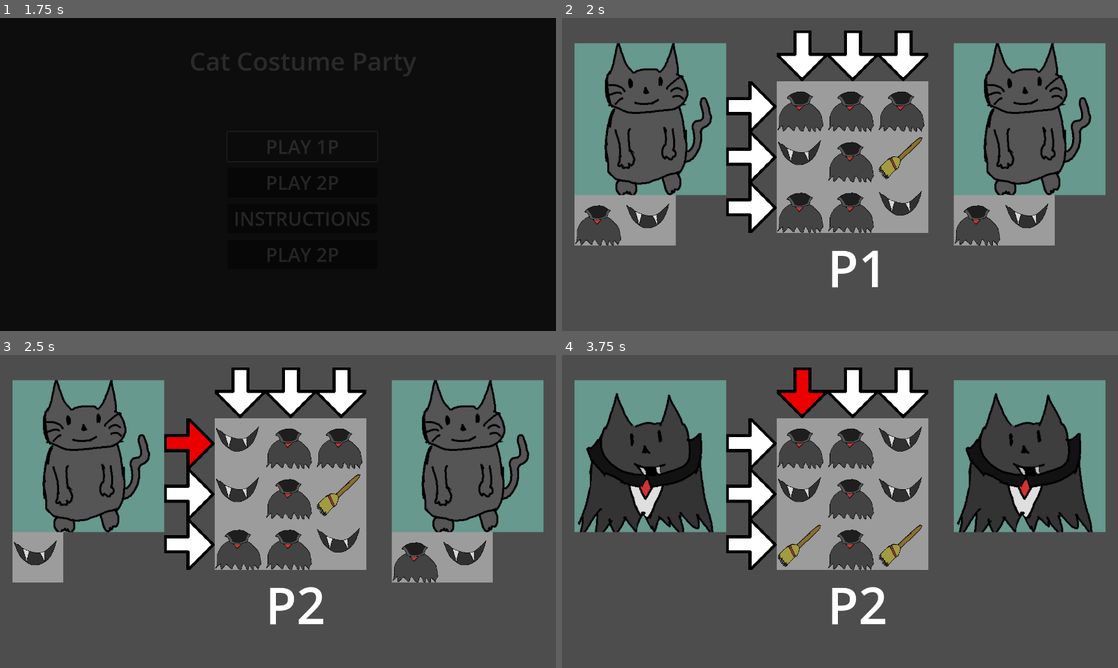
Above: before the commit, frames 1-4 (two rows, left to right).
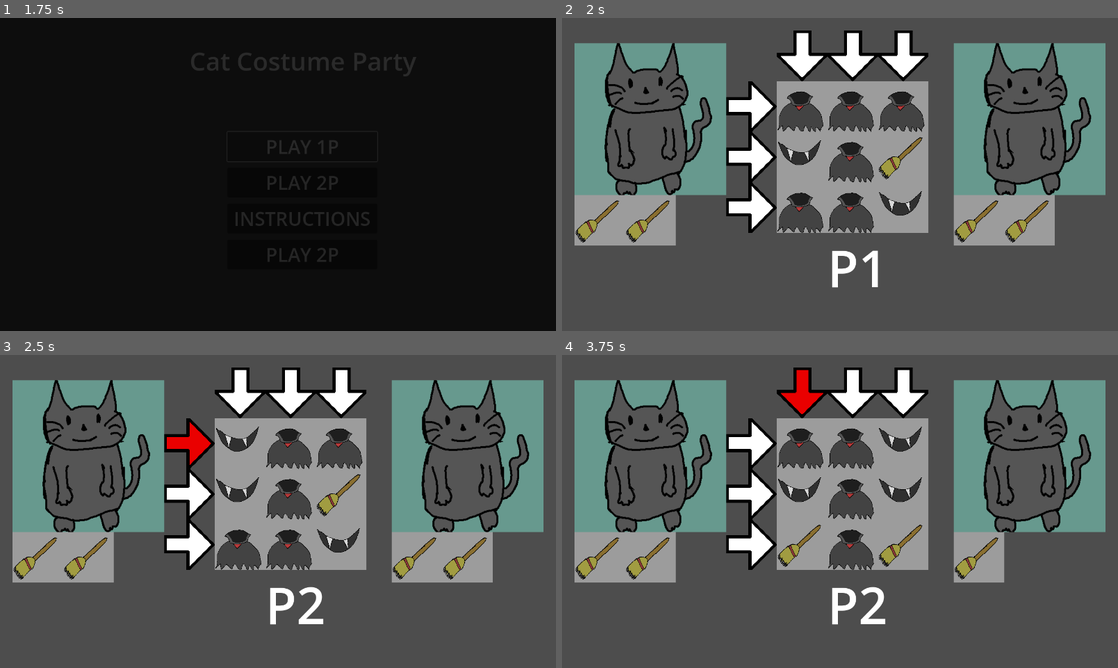
Above: after the commit, the same moments.

Repository: Zami77/CatCostumeParty
Game: Godot game, scene res://managers/GameManager.tscn
Same seed, same stepped clock (60 frames per second), same inputs: the game is played once before the commit and once after it.
Inputs (mouse positions are in pixels of both pictures, inside the frame that each line leads up to):
- Up to frame 1 (1.75 s): move the mouse to (400, 158) at 0.52 s; press the mouse at (400, 158) at 0.53 s; release the mouse at (400, 158) at 1.25 s; click "PLAY 1P" at 1.25 s
- Up to frame 2 (2 s): no input
- Up to frame 3 (2.5 s): click (189, 442) at 2 s
- Up to frame 4 (3.75 s): click (751, 492) at 2.75 s; click (801, 392) at 3.5 s

Frame 1 is identical in both runs. In frame 2, 2.4% of the frame differs, in the area x 2-88%, y 58-73%; in frame 3, 3.1%; in frame 4, 16%, in the area x 2-96%, y 8-73%.

Commit message:
pirate cat imported

Diff:
--- a/CatCostumeParty/common/ScenePaths.gd
+++ b/CatCostumeParty/common/ScenePaths.gd
@@ -7,9 +7,11 @@
 static var costume_piece = "res://costume_pieces/CostumePiece.tscn"
 static var costume_cat = "res://costume_cats/CostumeCat.tscn"
 static var dracula_costume_cat = "res://costume_cats/dracula_cat/DraculaCostumeCat.tscn"
+static var pirate_costume_cat = "res://costume_cats/pirate_cat/PirateCostumeCat.tscn"
 
 static var costume_piece_packed_scene = preload("res://costume_pieces/CostumePiece.tscn")
 static var costume_cat_packed_scene = preload("res://costume_cats/CostumeCat.tscn")
 static var dracula_costume_cat_packed_scene = preload("res://costume_cats/dracula_cat/DraculaCostumeCat.tscn")
+static var pirate_costume_cat_packed_scene = preload("res://costume_cats/pirate_cat/PirateCostumeCat.tscn")
 
-static var all_costume_cats_packed_scenes = [dracula_costume_cat_packed_scene]
+static var all_costume_cats_packed_scenes = [dracula_costume_cat_packed_scene, pirate_costume_cat_packed_scene]
--- a/CatCostumeParty/costume_cats/dracula_cat/DraculaCostumeCat.tscn
+++ b/CatCostumeParty/costume_cats/dracula_cat/DraculaCostumeCat.tscn
@@ -25,6 +25,7 @@
 [node name="TextureRect" type="TextureRect" parent="."]
 offset_right = 384.0
 offset_bottom = 384.0
+expand_mode = 1
 
 [node name="CostumePieceArea" type="Node2D" parent="."]
 position = Vector2(0, 384)
--- /dev/null
+++ b/CatCostumeParty/costume_cats/pirate_cat/PirateCat.tscn
@@ -0,0 +1,13 @@
+[gd_scene load_steps=4 format=3 uid="uid://bmcpv64shr8cr"]
+
+[ext_resource type="PackedScene" uid="uid://6r3gogf0dp2r" path="res://costume_cats/CostumeCat.tscn" id="1_nuxcd"]
+[ext_resource type="Texture2D" uid="uid://cuvgqkoibrmm4" path="res://costume_cats/dracula_cat/initial_dracula_cat_costume.png" id="2_2k7sy"]
+[ext_resource type="Texture2D" uid="uid://bjf78f635krr2" path="res://costume_cats/pirate_cat/pirate_cat1.png" id="3_f615v"]
+
+[node name="PirateCostumeCat" instance=ExtResource("1_nuxcd")]
+initial_cat_texture = ExtResource("2_2k7sy")
+costumed_cat_texture = ExtResource("3_f615v")
+costume_pieces_required = Array[int]([2, 2])
+
+[node name="TextureRect" parent="." index="2"]
+expand_mode = 1
--- /dev/null
+++ b/CatCostumeParty/costume_cats/pirate_cat/PirateCostumeCat.gd
@@ -0,0 +1,2 @@
+class_name PirateCostumeCat
+extends CostumeCat
--- /dev/null
+++ b/CatCostumeParty/costume_cats/pirate_cat/PirateCostumeCat.tscn
@@ -0,0 +1,31 @@
+[gd_scene load_steps=5 format=3 uid="uid://cqh0uun5pdvql"]
+
+[ext_resource type="Script" path="res://costume_cats/pirate_cat/PirateCostumeCat.gd" id="1_b3pfk"]
+[ext_resource type="Texture2D" uid="uid://cuvgqkoibrmm4" path="res://costume_cats/dracula_cat/initial_dracula_cat_costume.png" id="2_483sh"]
+[ext_resource type="Texture2D" uid="uid://bjf78f635krr2" path="res://costume_cats/pirate_cat/pirate_cat1.png" id="3_tvywf"]
+
+[sub_resource type="RectangleShape2D" id="RectangleShape2D_ggx8m"]
+size = Vector2(384, 384)
+
+[node name="PirateCostumeCat" type="Area2D"]
+script = ExtResource("1_b3pfk")
+initial_cat_texture = ExtResource("2_483sh")
+costumed_cat_texture = ExtResource("3_tvywf")
+costume_pieces_required = Array[int]([2, 2])
+
+[node name="CollisionShape2D" type="CollisionShape2D" parent="."]
+position = Vector2(192, 192)
+shape = SubResource("RectangleShape2D_ggx8m")
+
+[node name="ColorRect" type="ColorRect" parent="."]
+offset_right = 384.0
+offset_bottom = 384.0
+color = Color(0.509804, 0.898039, 0.815686, 0.498039)
+
+[node name="TextureRect" type="TextureRect" parent="."]
+offset_right = 384.0
+offset_bottom = 384.0
+expand_mode = 1
+
+[node name="CostumePieceArea" type="Node2D" parent="."]
+position = Vector2(0, 384)
Binary file added: CatCostumeParty/costume_cats/pirate_cat/pirate_cat1.png
Not shown, added: CatCostumeParty/costume_cats/pirate_cat/pirate_cat1.png.import
